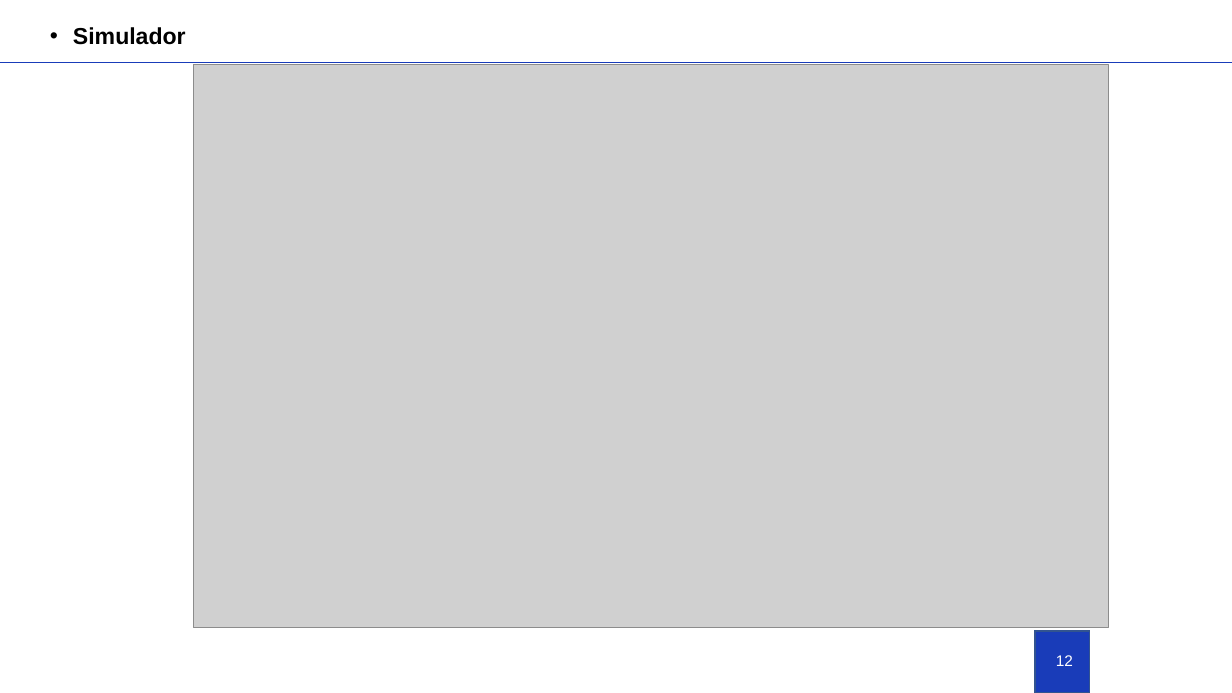
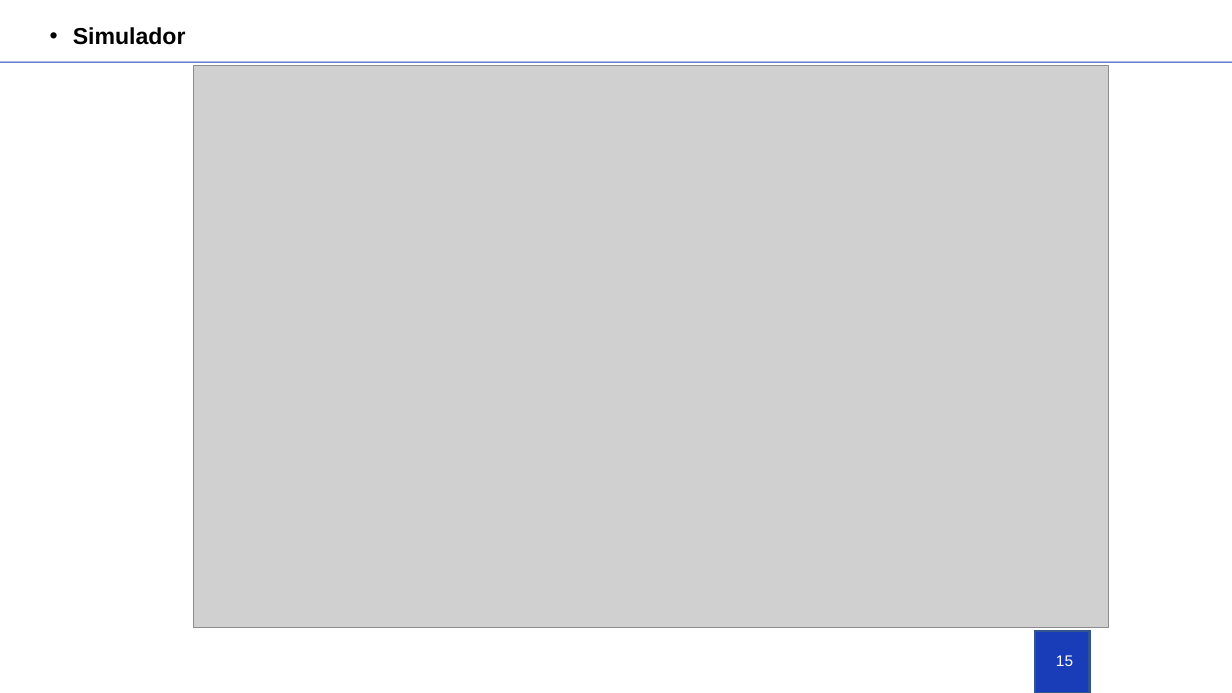
Before and after one commit to ldsc/ProjetoEngenharia-STC-3D-SimuladorDeTransferenciaDeCalor-3D, a slide deck: slide 15 of Apresentacao_Nicholas.pptx (slide 12 before the commit). Drawn at 1232x693 pixels with LibreOffice and Linux fonts; fonts in the diff are those of the drawing; grey boxes stand for pictures; background and template pictures are left out. Boxes give left, top, right and bottom in pixels: in the first picture for what was removed or moved away, otherwise in the second. Text is boxed around its words. In the diff, an @@ line names an element or a change of style, - is before the commit and + after.

```diff
--- a/Apresentacao_Nicholas.pptx
+++ b/Apresentacao_Nicholas.pptx
@@ line (0, 62) - (1232, 62): stroke #193CB9 0.5 pt to #193CB9 0.75 pt @@
@@ rectangle at bbox=[1035, 631, 1090, 693]: outline #325491 1 pt to #325490 2 pt @@
@@ page number at bbox=[1056, 655, 1073, 666]: text changed @@
-12
+15
```
Also in this commit, not shown: 9 other slides changed, 5 slides added, 3 slides removed.
